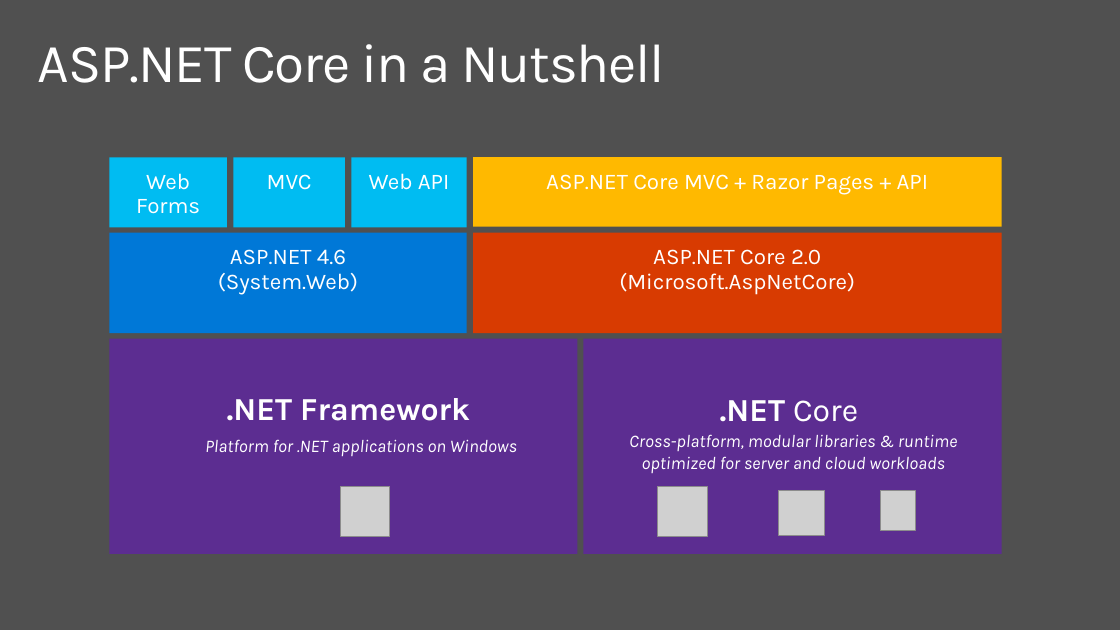
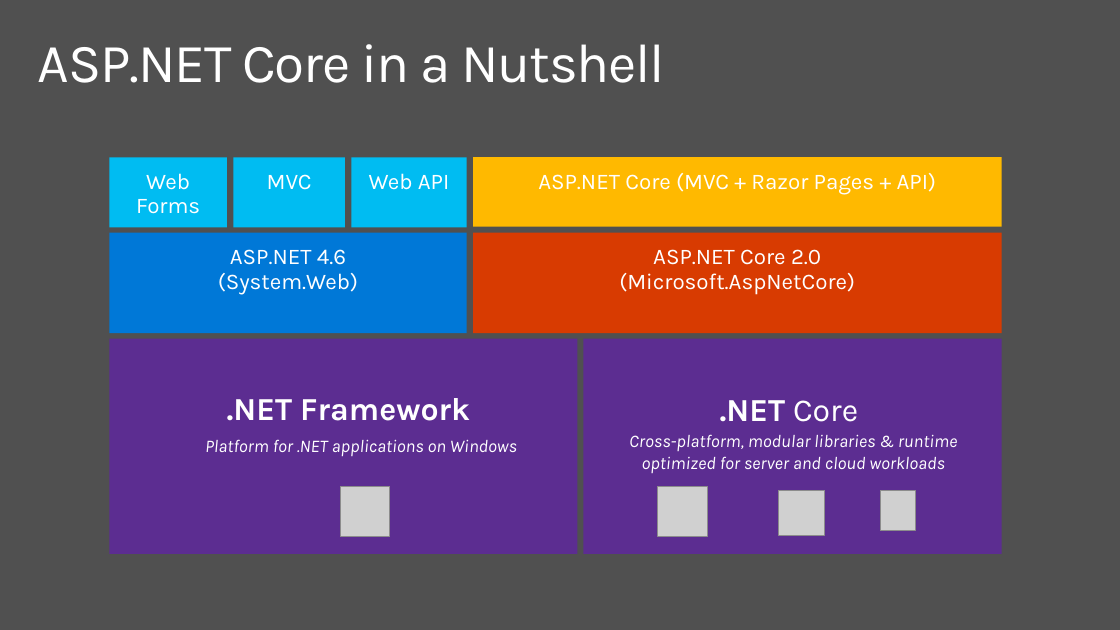
Before and after one commit to dotnet-presentations/dotnetcore-workshop, a slide deck: slide 2 of 2-Web-Dev/netcore-workshop-webdev.pptx. Drawn at 1120x630 pixels with LibreOffice and Linux fonts; fonts in the diff are those of the drawing; grey boxes stand for pictures; background and template pictures are left out. Boxes give left, top, right and bottom in pixels: in the first picture for what was removed or moved away, otherwise in the second. Text is boxed around its words. In the diff, an @@ line names an element or a change of style, - is before the commit and + after.

```diff
--- a/2-Web-Dev/netcore-workshop-webdev.pptx
+++ b/2-Web-Dev/netcore-workshop-webdev.pptx
@@ text in rectangle at box(538, 173, 936, 195): text changed @@
-ASP.NET Core MVC + Razor Pages + API
+ASP.NET Core (MVC + Razor Pages + API)
```
Also in this commit, not shown: 1 other file.
